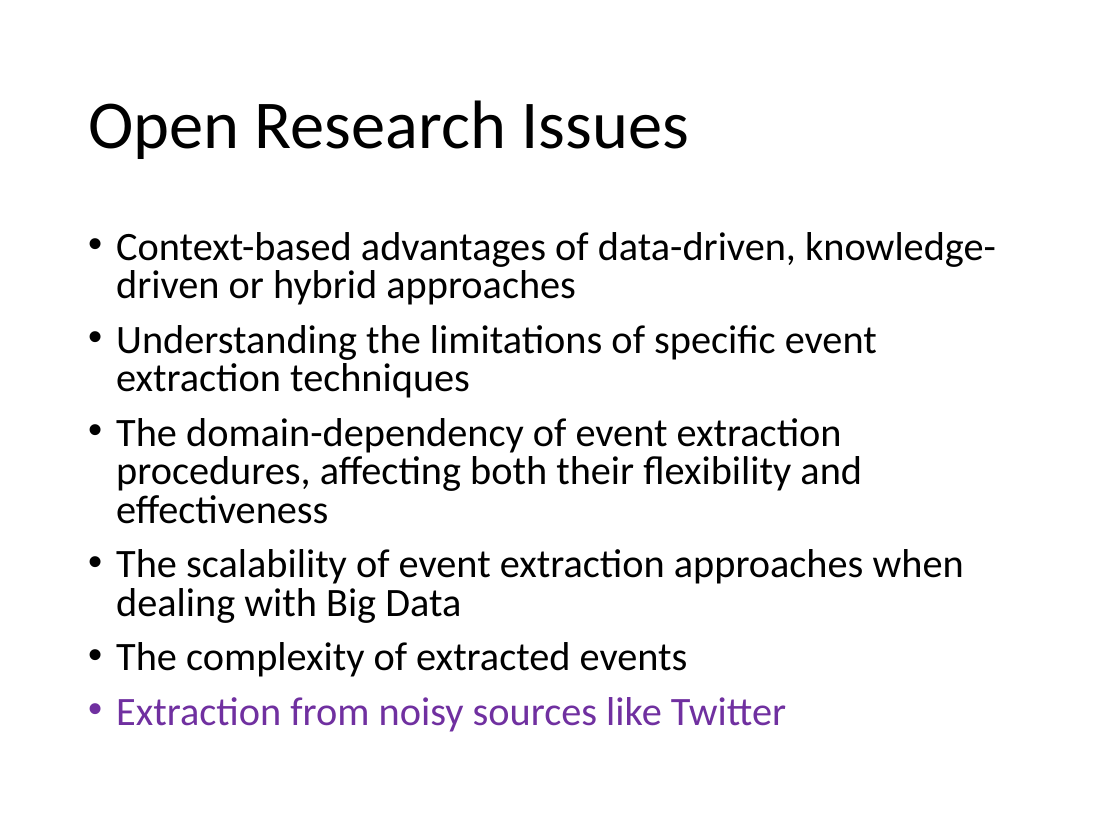
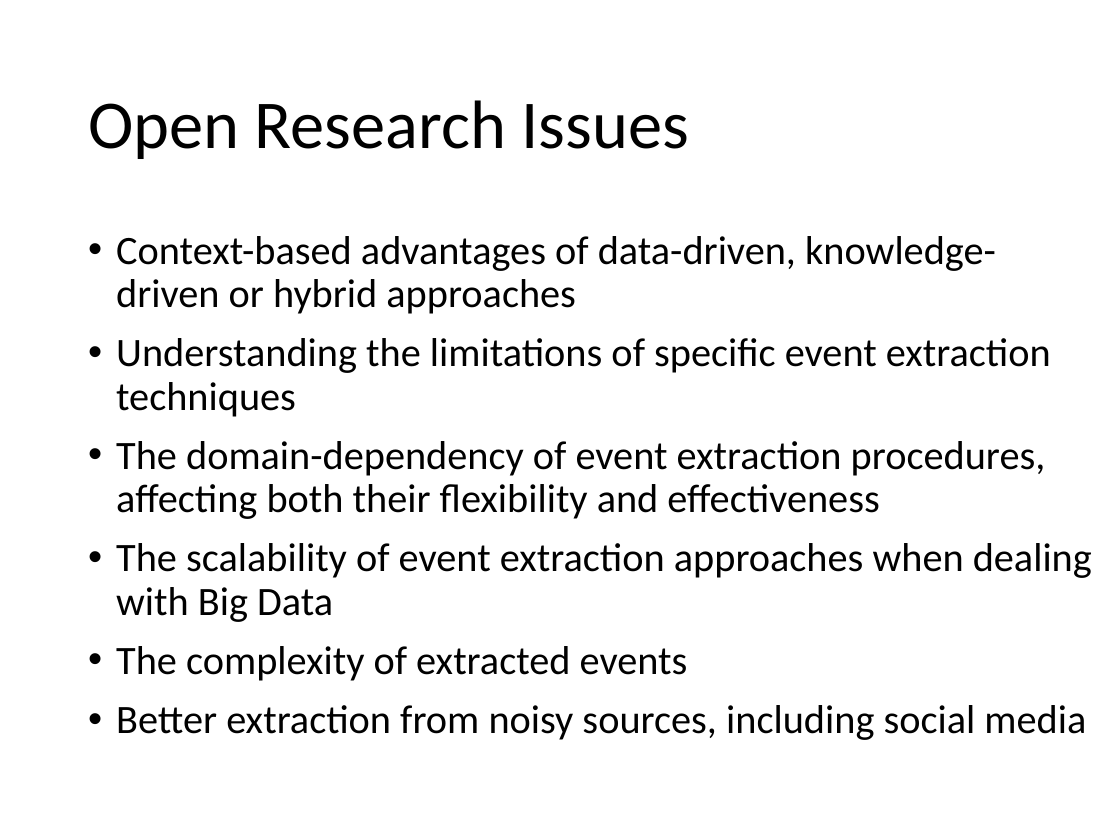
Before and after one commit to evhart/smasac-tutorial, a slide deck: slide 12 of slides/pptx/5-event-extraction.pptx (slide 9 before the commit). Drawn at 1120x840 pixels with LibreOffice and Linux fonts; fonts in the diff are those of the drawing. Boxes give left, top, right and bottom in pixels: in the first picture for what was removed or moved away, otherwise in the second. Text is boxed around its words. In the diff, an @@ line names an element or a change of style, - is before the commit and + after.

Commit message:
some more changes to event extraction slides etc.

```diff
--- a/slides/pptx/5-event-extraction.pptx
+++ b/slides/pptx/5-event-extraction.pptx
@@ text at (116, 236, 1092, 681): line spacing 0.8 to 0.9 @@
@@ text at (116, 705, 1086, 740): text changed; text colour #7030A0 to #000000 @@
-• Extraction from noisy sources like Twitter
+• Better extraction from noisy sources, including social media
```
Also in this commit, not shown: 6 other slides changed, 1 other file.
